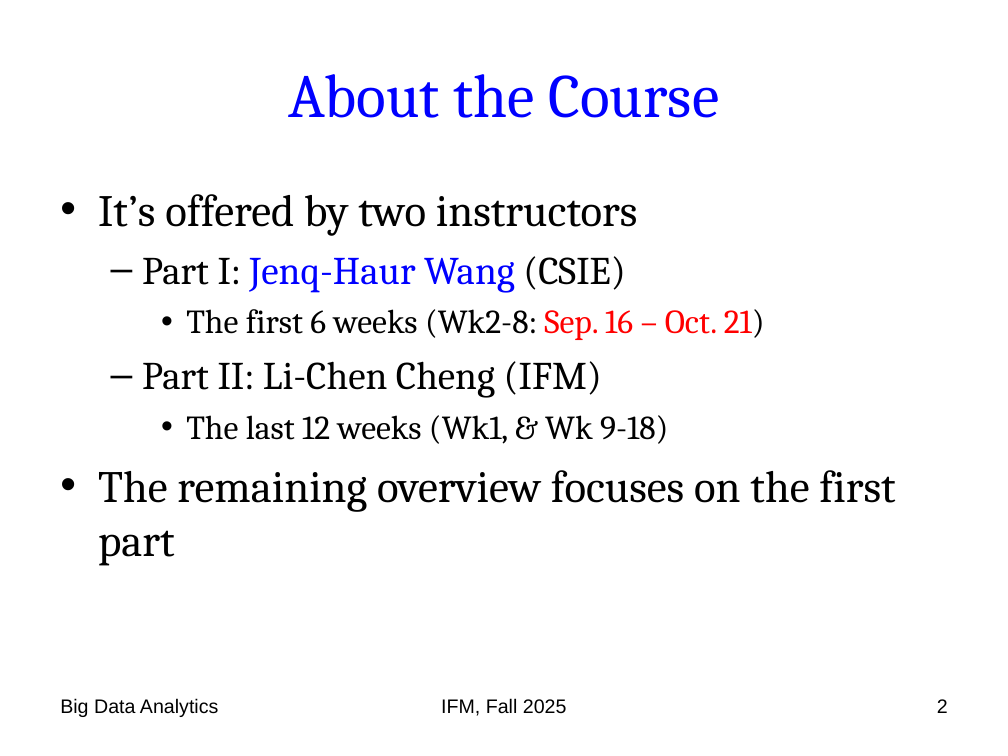
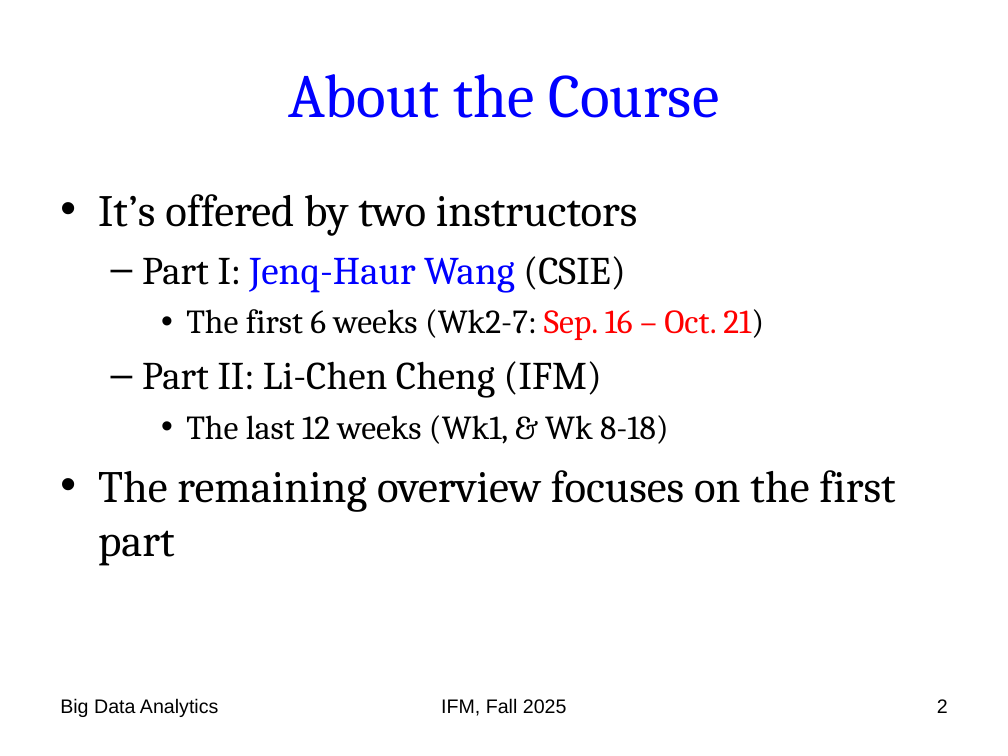
Before and after one commit to chriswjh/chriswjh.github.io, a slide deck: slide 2 of BDA_IFM/00-overview.ppt. Drawn at 1008x756 pixels with LibreOffice and Linux fonts; fonts in the diff are those of the drawing. Boxes give left, top, right and bottom in pixels: in the first picture for what was removed or moved away, otherwise in the second. Text is boxed around its words. In the diff, an @@ line names an element or a change of style, - is before the commit and + after.

```diff
--- a/BDA_IFM/00-overview.ppt
+++ b/BDA_IFM/00-overview.ppt
@@ text at [186,309,764,340]: text changed @@
-    • The first 6 weeks (Wk2-8: Sep. 16 – Oct. 21)
+    • The first 6 weeks (Wk2-7: Sep. 16 – Oct. 21)
@@ text at [186,415,669,444]: text changed @@
-    • The last 12 weeks (Wk1, & Wk 9-18)
+    • The last 12 weeks (Wk1, & Wk 8-18)
```
Also in this commit, not shown: 3 other slides changed.
